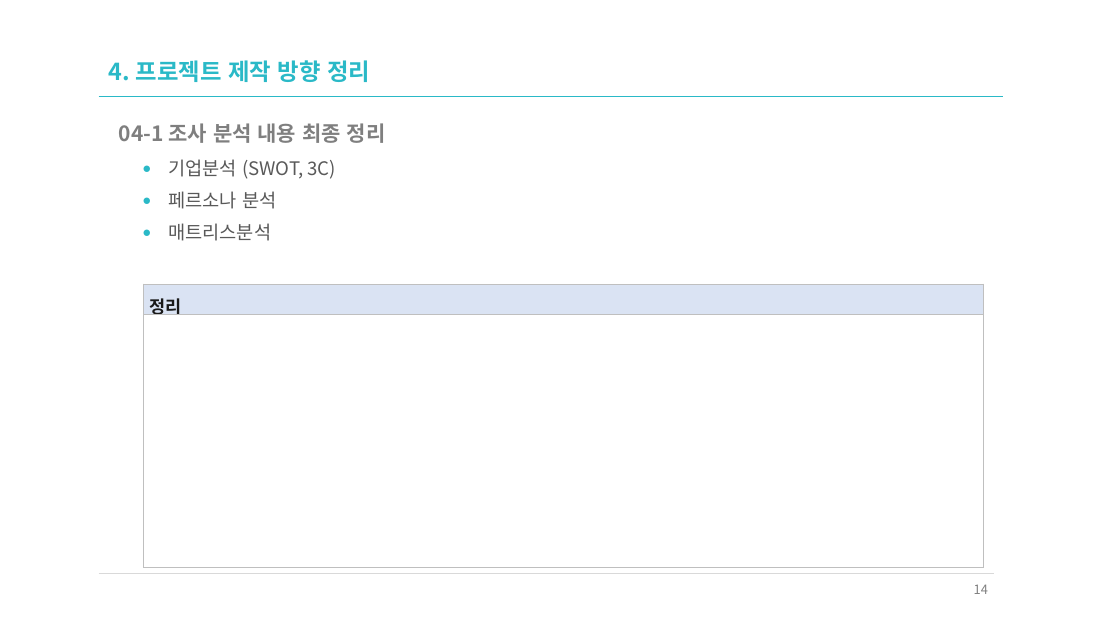
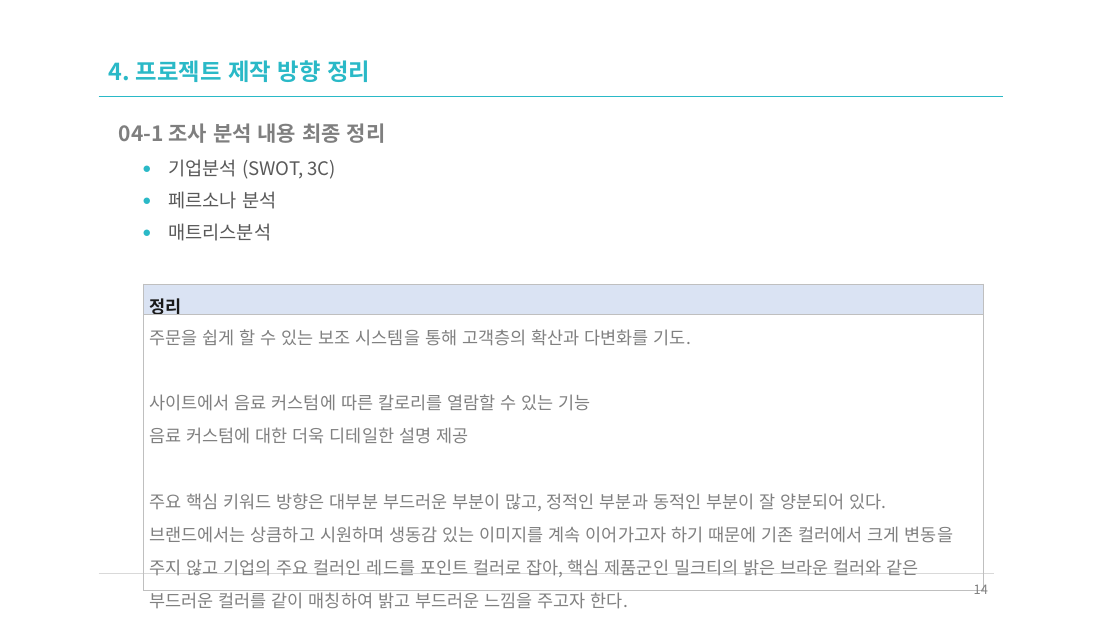
Before and after one commit to sakang07/Front-end_Study, a slide deck: slide 14 of n_01_UIUX요구분석_공차.pptx. Drawn at 1120x630 pixels with LibreOffice and Linux fonts; fonts in the diff are those of the drawing. Boxes give left, top, right and bottom in pixels: in the first picture for what was removed or moved away, otherwise in the second. Text is boxed around its words. In the diff, an @@ line names an element or a change of style, - is before the commit and + after.

```diff
--- a/n_01_UIUX요구분석_공차.pptx
+++ b/n_01_UIUX요구분석_공차.pptx
@@ table at (144, 284, 984, 613) @@
-row 2, column 1: 
+row 2, column 1: 주문을 쉽게 할 수 있는 보조 시스템을 통해 고객층의 확산과 다변화를 기도. / 사이트에서 음료 커스텀에 따른 칼로리를 열람할 수 있는 기능 / 음료 커스텀에 대한 더욱 디테일한 설명 제공 / 주요 핵심 키워드 방향은 대부분 부드러운 부분이 많고, 정적인 부분과 동적인 부분이 잘 양분되어 있다. 브랜드에서는 상큼하고 시원하며 생동감 있는 이미지를 계속 이어가고자 하기 때문에 기존 컬러에서 크게 변동을 주지 않고 기업의 주요 컬러인 레드를 포인트 컬러로 잡아, 핵심 제품군인 밀크티의 밝은 브라운 컬러와 같은 부드러운 컬러를 같이 매칭하여 밝고 부드러운 느낌을 주고자 한다.
```
Also in this commit, not shown: 7 other slides changed, 8 other files.
